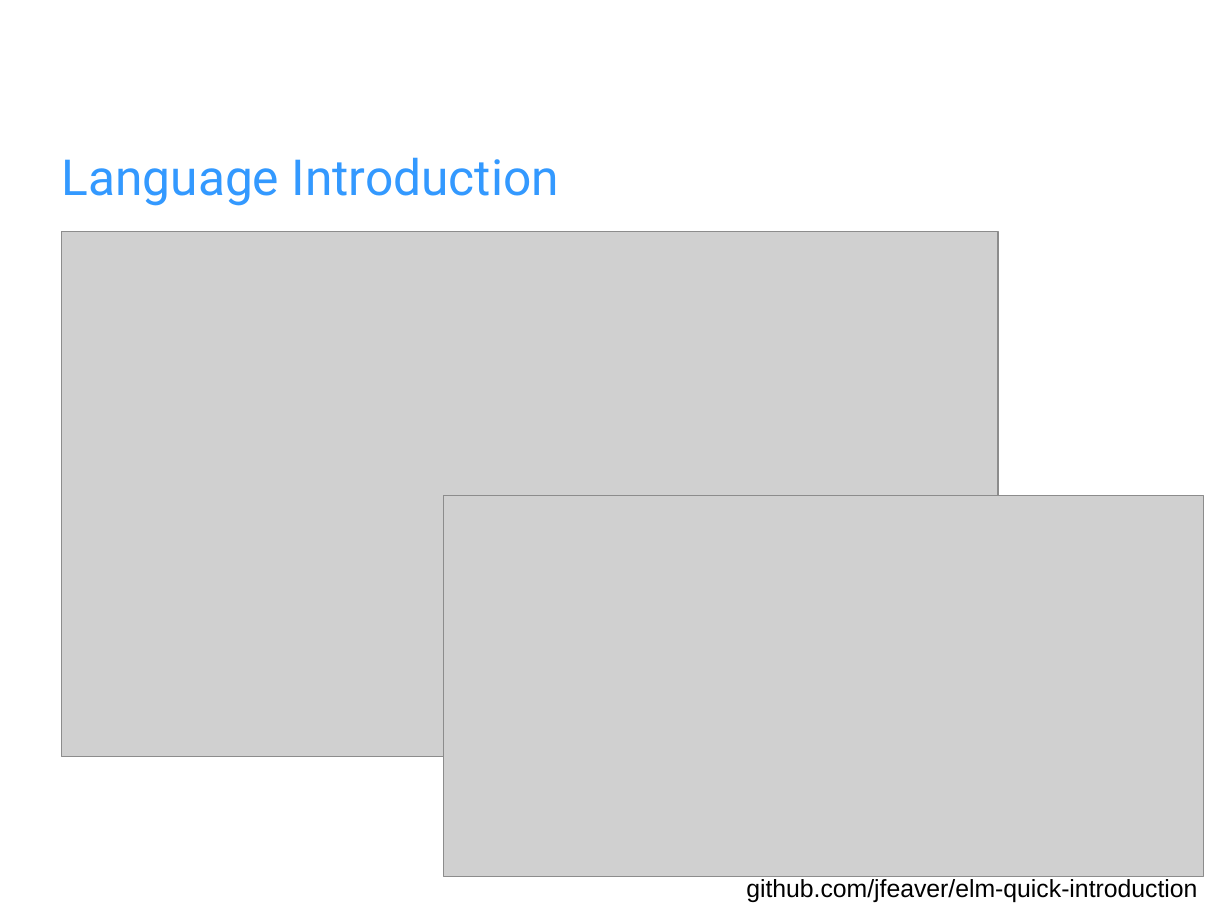
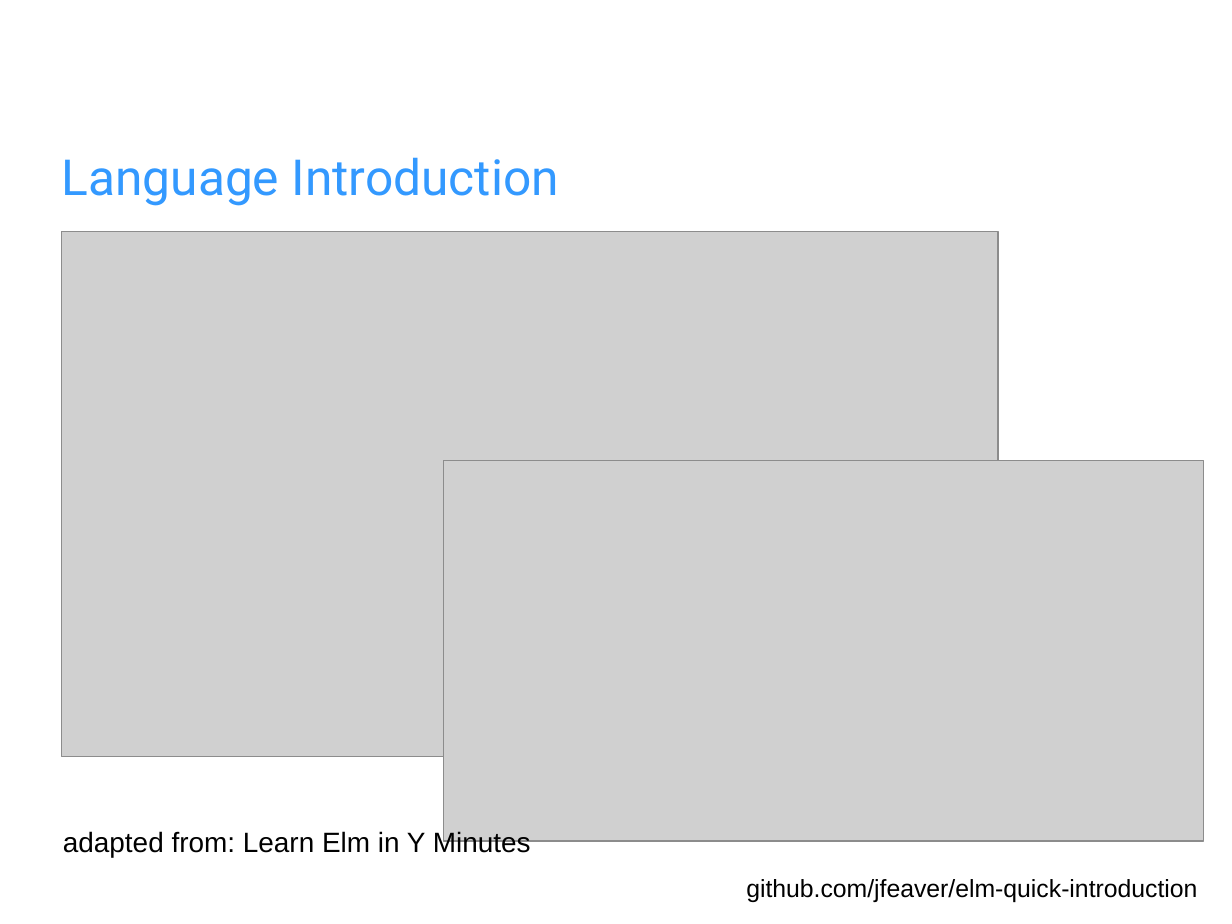
Before and after one commit to jfeaver/elm-quick-introduction, a slide deck: slide 9 of elm-intro.odp (slide 10 before the commit). Drawn at 1232x924 pixels with LibreOffice and Linux fonts; fonts in the diff are those of the drawing; grey boxes stand for pictures; background and template pictures are left out. Boxes give left, top, right and bottom in pixels: in the first picture for what was removed or moved away, otherwise in the second. Text is boxed around its words. In the diff, an @@ line names an element or a change of style, - is before the commit and + after.

```diff
--- a/elm-intro.odp
+++ b/elm-intro.odp
@@ picture: place and size @@
-picture at [444, 495, 1204, 876]
+picture at [444, 461, 1204, 842]
@@ text added at [63, 830, 531, 857], 18 pt, text #000000 @@
+adapted from: Learn Elm in Y Minutes
```
Also in this commit, not shown: 8 other slides changed, 1 slide removed.
